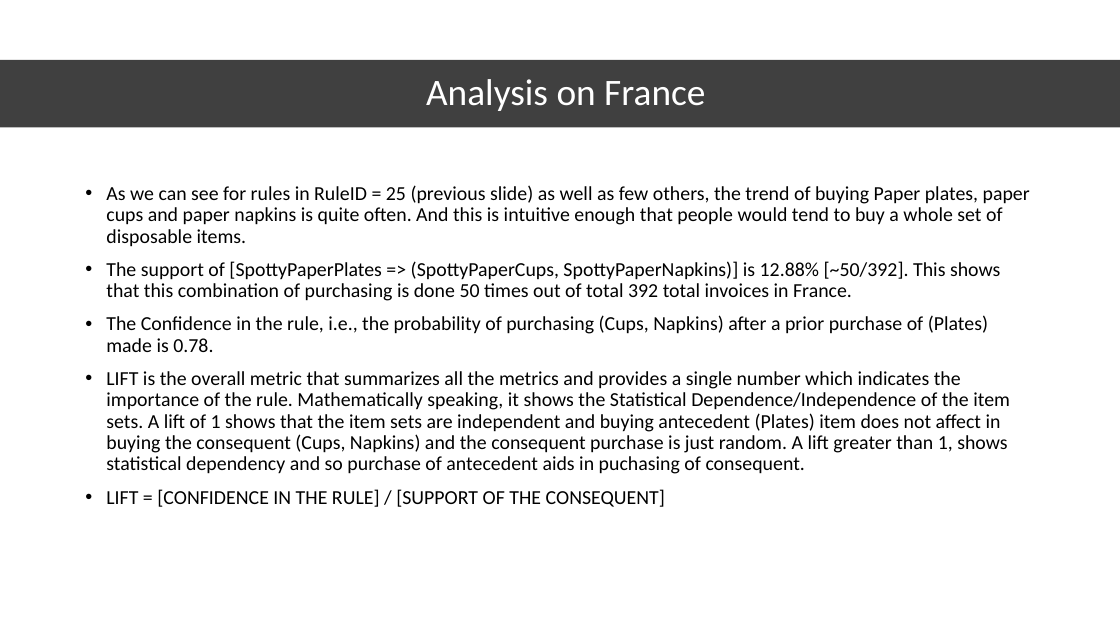
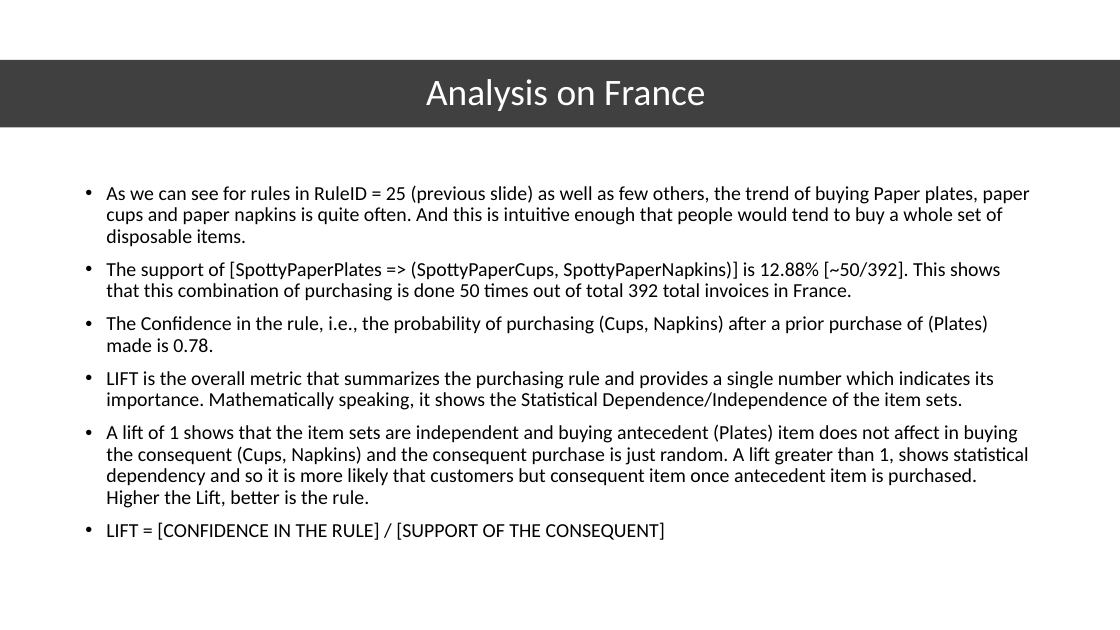
Before and after one commit to RutanshuDesai/Data-Analysis-Market-Basket-Analysis, a slide deck: slide 9 of E-Commerce Market Basket Analysis.pptx (slide 8 before the commit). Drawn at 1120x630 pixels with LibreOffice and Linux fonts; fonts in the diff are those of the drawing. Boxes give left, top, right and bottom in pixels: in the first picture for what was removed or moved away, otherwise in the second. Text is boxed around its words. In the diff, an @@ line names an element or a change of style, - is before the commit and + after.

```diff
--- a/E-Commerce Market Basket Analysis.pptx
+++ b/E-Commerce Market Basket Analysis.pptx
@@ text at (x1=106, y1=371, x2=1028, y2=508): text changed @@
-• LIFT is the overall metric that summarizes all the metrics and provides a single number which indicates the importance of the rule. Mathematically speaking, it shows the Statistical Dependence/Independence of the item sets. A lift of 1 shows that the item sets are independent and buying antecedent (Plates) item does not affect in buying the consequent (Cups, Napkins) and the consequent purchase is just random. A lift greater than 1, shows statistical dependency and so purchase of antecedent aids in puchasing of consequent.
+• LIFT is the overall metric that summarizes the purchasing rule and provides a single number which indicates its importance. Mathematically speaking, it shows the Statistical Dependence/Independence of the item sets.
+• A lift of 1 shows that the item sets are independent and buying antecedent (Plates) item does not affect in buying the consequent (Cups, Napkins) and the consequent purchase is just random. A lift greater than 1, shows statistical dependency and so it is more likely that customers but consequent item once antecedent item is purchased. Higher the Lift, better is the rule.
```
Also in this commit, not shown: 11 other slides changed, 3 slides added.
